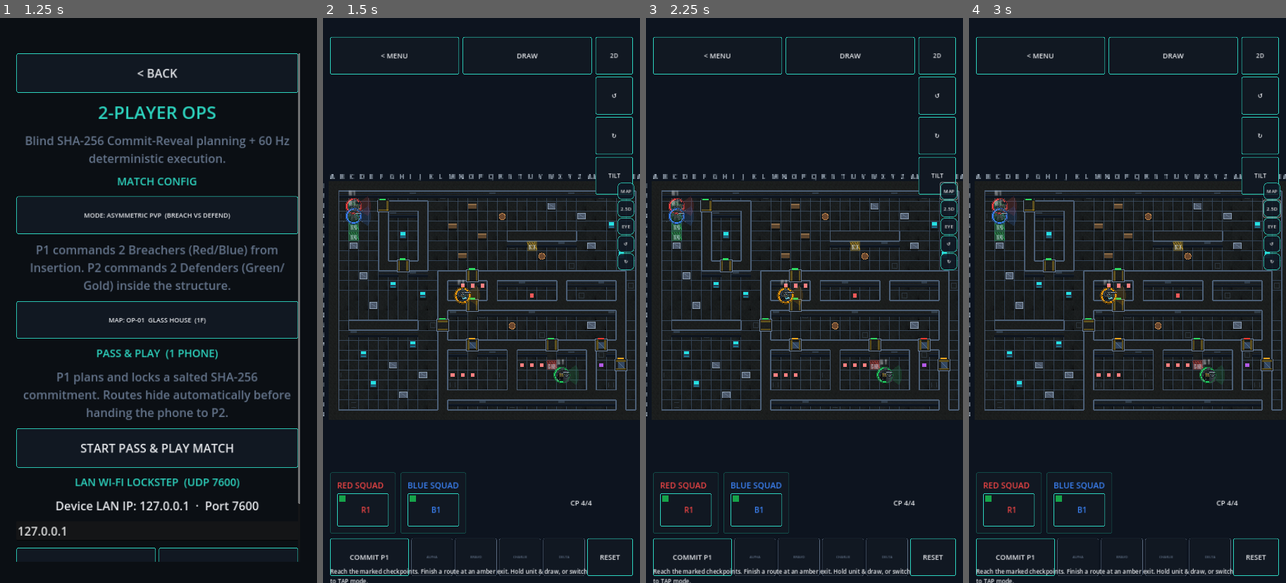
Above: before the commit, frames 1-4 (left to right).
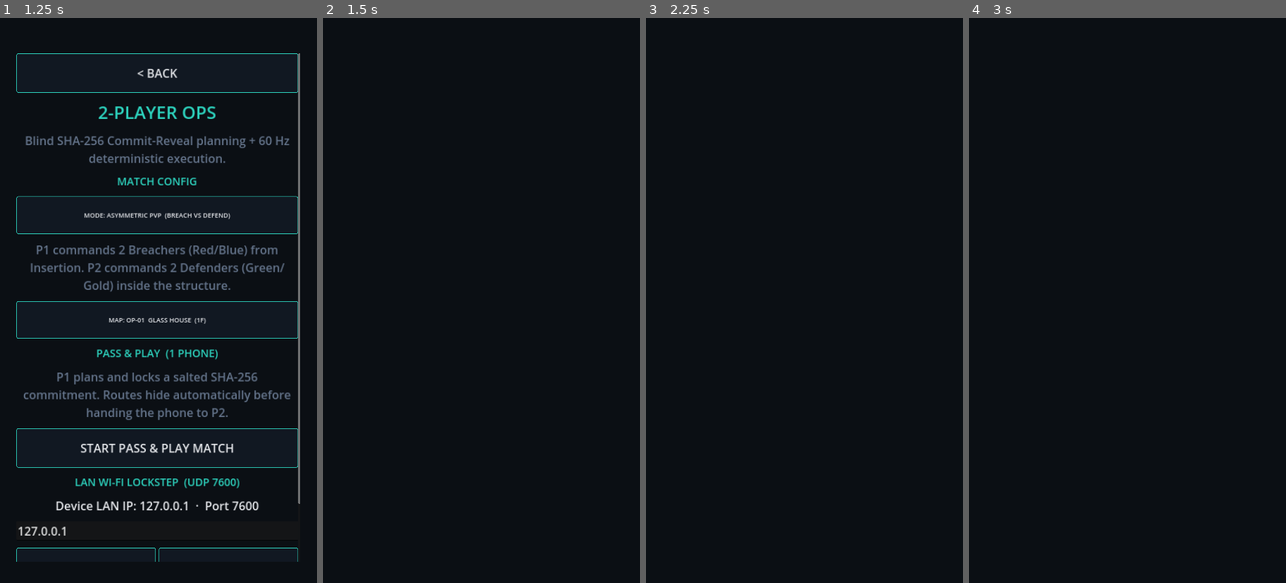
Above: after the commit, the same moments.

Repository: GhostMan612/TacPlanShooter
Game: Godot game, scene res://scenes/splash.tscn
Two runs of this game, one before a commit and one after it. Both use one fixed random seed, a clock stepped at 60 frames per second and the inputs below.
Inputs (mouse positions are in pixels of both pictures, inside the frame that each line leads up to):
- Up to frame 1 (1.25 s): tap Enter at 0.5 s; move the mouse to (228, 272) at 0.52 s; hold Right (ui_right) from 0.53 s (still down); click (228, 272) at 0.67 s
- Up to frame 2 (1.5 s): release Right (ui_right) at 1.25 s; click "START PASS & PLAY MATCH" at 1.25 s
- Up to frame 3 (2.25 s): click (950, 193) at 2 s, where only the run before the commit has a clickable "MAP"
- Up to frame 4 (3 s): click (1273, 210) at 2.75 s, where only the run before the commit has a clickable "2.5D"

Frame 1 is identical in both runs. In frame 2, 11% of the frame differs, in the area x 0-100%, y 3-100%; in frame 3, 11%; in frame 4, 11%.
Error after the commit: Parse Error: Function "_unhandled_input" has the same name as a previously declared function. (res://scripts/planning/planning_root.gd:646)

Commit message:
WO-HD2D-PLAYABLE-3D-COMBAT: touch raycaster (36 yaw/pitch roundtrips), glowing 3D route overlay, pooled VFX (4 lights + tracers + shockwaves), fog projection quad, 3D doors/props, tap-in follow-cam + shake, view3d combat harness + CI gate

Diff:
--- a/scripts/planning/planning_root.gd
+++ b/scripts/planning/planning_root.gd
@@ -167,6 +167,7 @@
 	add_child(view3d)
 	view3d.setup(world, map, _active_floor, get_viewport_rect().size)
 	view3d.visible = false
+	view3d.set_fog(fog)
 	for i in range(spawn_cells.size()):
 		squads.add_member(_assigned_squad_for(i), i)
 	_setup_hud()
@@ -637,7 +638,24 @@
 
 func _unhandled_key_input(event: InputEvent) -> void:
 	if UiKit.is_back_event(event):
+		if view3d != null and view3d.is_active():
+			view3d.release_tap_in()
 		_go_back()
+
+
+func _unhandled_input(event: InputEvent) -> void:
+	if view3d == null or not view3d.is_active() or view3d.camera == null:
+		return
+	if event is InputEventScreenTouch:
+		var t := event as InputEventScreenTouch
+		if t.pressed or view3d.camera.gesture_active():
+			return
+		var cell := TouchRaycaster3D.screen_to_cell(view3d.camera, t.position, _active_floor, get_viewport_rect().size)
+		if cell.x >= 0 and cell.y >= 0:
+			if SimClock.phase == SimClock.Phase.EXECUTION:
+				_on_execution_cell_tapped(cell)
+			else:
+				_on_route_node_tapped(cell)
 
 
 func _on_radial_go_code(code: StringName) -> void:
@@ -835,6 +853,8 @@
 
 
 func _on_route_committed(op_id: int, waypoints: Array[Vector2i]) -> void:
+	if view3d != null:
+		view3d.update_routes(route_cells)
 	if SimClock.phase != SimClock.Phase.PLANNING or op_id < 0 or op_id >= spawn_cells.size():
 		return
 	var fmap := world.map_on_floor(_active_floor) if world != null else map
--- /dev/null
+++ b/scripts/view3d/fog_3d_overlay.gd
@@ -0,0 +1,55 @@
+# ============================================================
+# As Above, So Below. As Within, So Without.
+# The Future Dictates the Past and the Past is Always Present.
+# ============================================================
+class_name Fog3DOverlay
+extends Node3D
+
+
+const CELL_UNITS: float = 1.5
+const FLOOR_RISE: float = 3.2
+const SHADER_CODE: String = """
+shader_type spatial;
+render_mode unshaded, blend_mix, depth_draw_never, cull_disabled;
+uniform sampler2D live_tex;
+uniform sampler2D memory_tex;
+uniform float fog_strength = 1.0;
+uniform vec3 fog_color : source_color = vec3(0.02, 0.04, 0.07);
+void fragment() {
+	float live = texture(live_tex, UV).r;
+	float memory = texture(memory_tex, UV).r;
+	float seen = max(live, memory * 0.5);
+	ALBEDO = fog_color;
+	ALPHA = (1.0 - seen) * fog_strength * 0.86;
+}
+"""
+
+
+var plane: MeshInstance3D = null
+var material: ShaderMaterial = null
+
+
+func _ready() -> void:
+	var sh := Shader.new()
+	sh.code = SHADER_CODE
+	material = ShaderMaterial.new()
+	material.shader = sh
+	plane = MeshInstance3D.new()
+	plane.name = "FogProjection"
+	var pm := PlaneMesh.new()
+	pm.size = Vector2(1.0, 1.0)
+	plane.mesh = pm
+	plane.material_override = material
+	add_child(plane)
+
+
+func configure(fog: FogLayer, m: GreyboxMap, floor: int) -> void:
+	if fog == null or fog.live_vp == null or fog.memory_vp == null or plane == null:
+		return
+	material.set_shader_parameter("live_tex", fog.live_vp.get_texture())
+	material.set_shader_parameter("memory_tex", fog.memory_vp.get_texture())
+	var w := float(m.width_cells) * CELL_UNITS
+	var h := float(m.height_cells) * CELL_UNITS
+	plane.scale = Vector3(w, h, 1.0)
+	plane.rotation_degrees = Vector3(-90.0, 0.0, 0.0)
+	plane.position = Vector3(w * 0.5, float(floor) * FLOOR_RISE + 0.05, h * 0.5)
--- /dev/null
+++ b/scripts/view3d/route_3d_overlay.gd
@@ -0,0 +1,117 @@
+# ============================================================
+# As Above, So Below. As Within, So Without.
+# The Future Dictates the Past and the Past is Always Present.
+# ============================================================
+class_name Route3DOverlay
+extends Node3D
+
+
+const CELL_UNITS: float = 1.5
+const FLOOR_RISE: float = 3.2
+var SQUAD_COLORS: Dictionary = {
+	&"red": Color.html("#EF4444"),
+	&"blue": Color.html("#3B82F6"),
+	&"green": Color.html("#22C55E"),
+	&"gold": Color.html("#F59E0B"),
+}
+const GO_COLORS: Array[Color] = [Color(1.0, 0.75, 0.1), Color(0.2, 0.9, 0.5), Color(0.2, 0.75, 1.0), Color(1.0, 0.3, 0.25)]
+
+
+var routes: Dictionary = {}
+var active_floor: int = 0
+var _ribbon: MeshInstance3D = null
+var _nodes: Node3D = null
+var _beacons: Node3D = null
+var _line_material: StandardMaterial3D = null
+var _sphere: SphereMesh = null
+var _box: BoxMesh = null
+
+
+func _ready() -> void:
+	_line_material = StandardMaterial3D.new()
+	_line_material.shading_mode = BaseMaterial3D.SHADING_MODE_UNSHADED
+	_line_material.emission_enabled = true
+	_line_material.emission = Color.WHITE
+	_ribbon = MeshInstance3D.new()
+	_ribbon.name = "RouteRibbons"
+	_ribbon.mesh = ImmediateMesh.new()
+	_ribbon.material_override = _line_material
+	add_child(_ribbon)
+	_nodes = Node3D.new()
+	_nodes.name = "Waypoints"
+	add_child(_nodes)
+	_beacons = Node3D.new()
+	_beacons.name = "GoCodeBeacons"
+	add_child(_beacons)
+	_sphere = SphereMesh.new()
+	_sphere.radius = 0.16
+	_sphere.height = 0.32
+	_box = BoxMesh.new()
+
+
+func set_routes(src: Dictionary, floor: int) -> void:
+	routes = src.duplicate(true)
+	active_floor = floor
+	_rebuild()
+
+
+func _rebuild() -> void:
+	if _ribbon == null:
+		return
+	for child in _nodes.get_children():
+		child.free()
+	for child in _beacons.get_children():
+		child.free()
+	var lines := ImmediateMesh.new()
+	lines.surface_begin(Mesh.PRIMITIVE_LINES)
+	var idx := 0
+	for key in routes.keys():
+		var cells: Array = routes[key]
+		var col: Color = SQUAD_COLORS.get(key if key is StringName else StringName(str(key)), Color.WHITE)
+		if cells.size() < 2:
+			continue
+		var i := 0
+		while i < cells.size() - 1:
+			var a: Vector2i = cells[i]
+			var b: Vector2i = cells[i + 1]
+			var y := float(active_floor) * FLOOR_RISE + 0.08
+			lines.surface_set_color(col)
+			lines.surface_add_vertex(Vector3(float(a.x) * CELL_UNITS + 0.75, y, float(a.y) * CELL_UNITS + 0.75))
+			lines.surface_add_vertex(Vector3(float(b.x) * CELL_UNITS + 0.75, y, float(b.y) * CELL_UNITS + 0.75))
+			i += 1
+		var last: Vector2i = cells[cells.size() - 1]
+		_add_node(last, col, idx + 1)
+		idx += 1
+	lines.surface_end()
+	_ribbon.mesh = lines
+	for g in range(4):
+		var p := Vector3(float(4 + g * 3) * CELL_UNITS, float(active_floor) * FLOOR_RISE + 0.45, float(3 + active_floor) * CELL_UNITS)
+		_add_beacon(p, GO_COLORS[g])
+
+
+func _add_node(cell: Vector2i, col: Color, number: int) -> void:
+	var m := MeshInstance3D.new()
+	m.mesh = _sphere
+	var mat := StandardMaterial3D.new()
+	mat.albedo_color = col
+	mat.emission_enabled = true
+	mat.emission = col
+	mat.shading_mode = BaseMaterial3D.SHADING_MODE_UNSHADED
+	m.material_override = mat
+	m.position = Vector3(float(cell.x) * CELL_UNITS + 0.75, float(active_floor) * FLOOR_RISE + 0.18, float(cell.y) * CELL_UNITS + 0.75)
+	m.name = "WP%d" % number
+	_nodes.add_child(m)
+
+
+func _add_beacon(pos: Vector3, col: Color) -> void:
+	var m := MeshInstance3D.new()
+	m.mesh = _box
+	var mat := StandardMaterial3D.new()
+	mat.albedo_color = col
+	mat.emission_enabled = true
+	mat.emission = col
+	mat.shading_mode = BaseMaterial3D.SHADING_MODE_UNSHADED
+	m.material_override = mat
+	m.position = pos
+	m.scale = Vector3(0.5, 0.9, 0.5)
+	_beacons.add_child(m)
--- a/scripts/view3d/tactical_camera_3d.gd
+++ b/scripts/view3d/tactical_camera_3d.gd
@@ -36,6 +36,23 @@
 var _two_y: float = 0.0
 var _hud: CanvasLayer = null
 var _hud_buttons: Dictionary = {}
+var _shake_amount: float = 0.0
+
+
+func shake(amount: float) -> void:
+	_shake_amount = maxf(_shake_amount, amount)
+
+
+func enter_tap_in_follow() -> void:
+	_pitch_override = -1.0
+	tier = int(Tier.EYE)
+	distance = DISTANCES[tier]
+
+
+func release_tap_in() -> void:
+	_pitch_override = -1.0
+	tier = int(Tier.TACTICAL)
+	distance = DISTANCES[tier]
 
 
 func _ready() -> void:
@@ -50,6 +67,7 @@
 	var want_pitch := _pitch_override if _pitch_override >= 0.0 else PITCHES[clampi(tier, 0, 2)]
 	_current_pitch = lerpf(_current_pitch, -want_pitch, k)
 	_current_distance = lerpf(_current_distance, distance, k)
+	_shake_amount = maxf(0.0, _shake_amount - delta * 1.6)
 	_apply()
 
 
@@ -184,6 +202,10 @@
 	focus_point = point
 
 
+func gesture_active() -> bool:
+	return _touches.size() > 0
+
+
 func set_tier(value: int) -> void:
 	_on_pill("TIER", value)
 
@@ -219,6 +241,8 @@
 	var horizontal: float = cos(pitch_rad) * _current_distance
 	var offset := Vector3(sin(yaw_rad) * horizontal, sin(pitch_rad) * _current_distance, cos(yaw_rad) * horizontal)
 	global_position = focus_point + offset
+	if _shake_amount > 0.0:
+		global_position += Vector3(sin(Time.get_ticks_msec() * 0.13), cos(Time.get_ticks_msec() * 0.19), 0.0) * _shake_amount
 	look_at(focus_point, Vector3.UP)
 	if cutaway_material != null:
 		cutaway_material.set_shader_parameter("focus_pos", focus_point)
--- /dev/null
+++ b/scripts/view3d/touch_raycaster_3d.gd
@@ -0,0 +1,30 @@
+# ============================================================
+# As Above, So Below. As Within, So Without.
+# The Future Dictates the Past and the Past is Always Present.
+# ============================================================
+class_name TouchRaycaster3D
+extends RefCounted
+
+
+const CELL_UNITS: float = 1.5
+const FLOOR_RISE: float = 3.2
+
+
+static func screen_to_cell(camera: Camera3D, screen_pos: Vector2, floor: int, _viewport: Vector2) -> Vector2i:
+	if camera == null:
+		return Vector2i(-1, -1)
+	var origin := camera.project_ray_origin(screen_pos)
+	var dir := camera.project_ray_normal(screen_pos)
+	if absf(dir.y) < 0.00001:
+		return Vector2i(-1, -1)
+	var plane_y := float(floor) * FLOOR_RISE
+	var t := (plane_y - origin.y) / dir.y
+	if t <= 0.0:
+		return Vector2i(-1, -1)
+	var hit := origin + dir * t
+	var cell := Vector2i(int(floorf(hit.x / CELL_UNITS)), int(floorf(hit.z / CELL_UNITS)))
+	return cell
+
+
+static func cell_center(cell: Vector2i, floor: int) -> Vector3:
+	return Vector3(float(cell.x) * CELL_UNITS + CELL_UNITS * 0.5, float(floor) * FLOOR_RISE, float(cell.y) * CELL_UNITS + CELL_UNITS * 0.5)
--- /dev/null
+++ b/scripts/view3d/vfx_3d.gd
@@ -0,0 +1,149 @@
+# ============================================================
+# As Above, So Below. As Within, So Without.
+# The Future Dictates the Past and the Past is Always Present.
+# ============================================================
+class_name Vfx3D
+extends Node3D
+
+
+const LIGHT_POOL: int = 4
+const TRACER_POOL: int = 8
+const RING_POOL: int = 4
+
+
+var _lights: Array[OmniLight3D] = []
+var _tracers: Array[MeshInstance3D] = []
+var _rings: Array[MeshInstance3D] = []
+var _life: Array[float] = []
+var _tracer_life: Array[float] = []
+var _ring_life: Array[float] = []
+var _light_mesh: BoxMesh = null
+var _ring_mesh: CylinderMesh = null
+
+
+func _ready() -> void:
+	for i in range(LIGHT_POOL):
+		var l := OmniLight3D.new()
+		l.name = "FlashLight%d" % i
+		l.light_energy = 0.0
+		l.omni_range = 7.0
+		add_child(l)
+		_lights.append(l)
+		_life.append(0.0)
+	for i in range(TRACER_POOL):
+		var m := MeshInstance3D.new()
+		m.name = "Tracer%d" % i
+		_light_mesh = BoxMesh.new()
+		m.mesh = _light_mesh
+		var mat := StandardMaterial3D.new()
+		mat.shading_mode = BaseMaterial3D.SHADING_MODE_UNSHADED
+		mat.emission_enabled = true
+		mat.emission = Color(1.0, 0.8, 0.25)
+		m.material_override = mat
+		m.visible = false
+		add_child(m)
+		_tracers.append(m)
+		_tracer_life.append(0.0)
+	for i in range(RING_POOL):
+		var r := MeshInstance3D.new()
+		r.name = "ShockRing%d" % i
+		_ring_mesh = CylinderMesh.new()
+		_ring_mesh.height = 0.04
+		r.mesh = _ring_mesh
+		var mat := StandardMaterial3D.new()
+		mat.shading_mode = BaseMaterial3D.SHADING_MODE_UNSHADED
+		mat.albedo_color = Color(1.0, 0.5, 0.12, 0.7)
+		mat.transparency = BaseMaterial3D.TRANSPARENCY_ALPHA
+		r.material_override = mat
+		r.visible = false
+		add_child(r)
+		_rings.append(r)
+		_ring_life.append(0.0)
+
+
+func muzzle(pos: Vector3, col: Color = Color(1.0, 0.72, 0.25)) -> void:
+	_spawn_light(pos, col, 6.0)
+
+
+func flashbang(pos: Vector3) -> void:
+	_spawn_light(pos + Vector3.UP * 1.0, Color(1, 1, 1), 12.0)
+	_spawn_ring(pos, 1.6)
+
+
+func breach(pos: Vector3) -> void:
+	_spawn_light(pos + Vector3.UP * 0.6, Color(1.0, 0.45, 0.1), 14.0)
+	_spawn_ring(pos, 2.4)
+
+
+func tracer(from: Vector3, to: Vector3) -> void:
+	var idx := _oldest_tracer()
+	var m := _tracers[idx]
+	var mid := (from + to) * 0.5
+	m.position = mid
+	m.scale = Vector3(0.05, 0.05, from.distance_to(to))
+	m.look_at(to, Vector3.UP)
+	m.visible = true
+	_tracer_life[idx] = 0.08
+
+
+func _spawn_light(pos: Vector3, col: Color, energy: float) -> void:
+	var idx := _oldest_light()
+	var l := _lights[idx]
+	l.position = pos
+	l.light_color = col
+	l.light_energy = energy
+	_life[idx] = 0.16
+
+
+func _spawn_ring(pos: Vector3, scale: float) -> void:
+	var idx := _oldest_ring()
+	var r := _rings[idx]
+	r.position = pos + Vector3.UP * 0.1
+	r.scale = Vector3.ONE * scale
+	r.visible = true
+	_ring_life[idx] = 0.45
+
+
+func _oldest_light() -> int:
+	var best := 0
+	for i in range(_life.size()):
+		if _life[i] < _life[best]:
+			best = i
+	return best
+
+
+func _oldest_tracer() -> int:
+	var best := 0
+	for i in range(_tracer_life.size()):
+		if _tracer_life[i] < _tracer_life[best]:
+			best = i
+	return best
+
+
+func _oldest_ring() -> int:
+	var best := 0
+	for i in range(_ring_life.size()):
+		if _ring_life[i] < _ring_life[best]:
+			best = i
+	return best
+
+
+func _process(delta: float) -> void:
+	for i in range(_life.size()):
+		if _life[i] <= 0.0:
+			continue
+		_life[i] -= delta
+		_lights[i].light_energy = maxf(0.0, _life[i] * 60.0)
+	for i in range(_tracer_life.size()):
+		if _tracer_life[i] <= 0.0:
+			continue
+		_tracer_life[i] -= delta
+		if _tracer_life[i] <= 0.0:
+			_tracers[i].visible = false
+	for i in range(_ring_life.size()):
+		if _ring_life[i] <= 0.0:
+			continue
+		_ring_life[i] -= delta
+		_rings[i].scale *= 1.0 + delta * 1.8
+		if _ring_life[i] <= 0.0:
+			_rings[i].visible = false
--- a/scripts/view3d/world_view_3d.gd
+++ b/scripts/view3d/world_view_3d.gd
@@ -14,6 +14,9 @@
 var map: GreyboxMap = null
 var active_floor: int = 0
 var camera: TacticalCamera3D = null
+var route_overlay: Route3DOverlay = null
+var fog_overlay: Fog3DOverlay = null
+var vfx: Vfx3D = null
 var _floor_root: Node3D = null
 var _actor_root: Node3D = null
 var _floor_meshes: Dictionary = {}
@@ -36,6 +39,21 @@
 	_actor_root = Node3D.new()
 	_actor_root.name = "Actors"
 	add_child(_actor_root)
+	route_overlay = Route3DOverlay.new()
+	route_overlay.name = "RouteOverlay3D"
+	add_child(route_overlay)
+	fog_overlay = Fog3DOverlay.new()
+	fog_overlay.name = "FogOverlay3D"
+	add_child(fog_overlay)
+	vfx = Vfx3D.new()
+	vfx.name = "Vfx3D"
+	add_child(vfx)
+	var bus := get_node_or_null("/root/EventBus")
+	if bus != null:
+		if not bus.breach_detonated.is_connected(_on_breach_3d):
+			bus.breach_detonated.connect(_on_breach_3d)
+		if not bus.operative_damaged.is_connected(_on_op_damaged_3d):
+			bus.operative_damaged.connect(_on_op_damaged_3d)
 	camera = TacticalCamera3D.new()
 	camera.name = "TacticalCamera3D"
 	add_child(camera)
@@ -85,6 +103,32 @@
 	return _active
 
 
+func set_fog(f: FogLayer) -> void:
+	if f != null and fog_overlay != null and map != null:
+		fog_overlay.configure(f, map, active_floor)
+
+
+func update_routes(src: Dictionary) -> void:
+	if route_overlay != null:
+		route_overlay.set_routes(src, active_floor)
+
+
+static func world_pos_to_3d(p: Vector2, floor: int) -> Vector3:
+	return Vector3(p.x * CELL_UNITS, float(floor) * FLOOR_RISE + 0.6, p.y * CELL_UNITS)
+
+
+func _on_breach_3d(p: Vector2) -> void:
+	if vfx != null:
+		vfx.breach(world_pos_to_3d(p, active_floor))
+	if camera != null:
+		camera.shake(0.45)
+
+
+func _on_op_damaged_3d(_id: int, _hp: int) -> void:
+	if camera != null:
+		camera.shake(0.18)
+
+
 func set_active(value: bool) -> void:
 	_active = value
 	visible = value
@@ -142,6 +186,12 @@
 func follow_actor(o: SimOperative) -> void:
 	if camera != null and o != null:
 		camera.focus(actor_to_world(o))
+		camera.enter_tap_in_follow()
+
+
+func release_tap_in() -> void:
+	if camera != null:
+		camera.release_tap_in()
 
 
 func rebuild() -> void:
@@ -159,8 +209,11 @@
 			continue
 		var plate := _build_floor(fm, f)
 		var walls := _build_walls(fm, f)
+		var props := _build_props(fm, f)
 		_floor_root.add_child(plate)
 		_floor_root.add_child(walls)
+		_floor_root.add_child(props)
+		_build_doors(fm, f)
 		_floor_meshes[f] = {"floor": plate, "walls": walls}
 	_door_signature = _signature()
 	_apply_floor_visibility()
@@ -214,6 +267,50 @@
 	return inst
 
 
+func _build_props(fm: GreyboxMap, floor: int) -> MultiMeshInstance3D:
+	var mm := MultiMesh.new()
+	mm.mesh = _box_mesh
+	mm.transform_format = MultiMesh.TRANSFORM_3D
+	var spots: Array[Vector2i] = []
+	for y in range(1, fm.height_cells - 1):
+		for x in range(1, fm.width_cells - 1):
+			var c := Vector2i(x, y)
+			var h := (x * 73856093) ^ (y * 19349663)
+			if (h & 7) == 0 and not fm.is_solid(c):
+				spots.append(c)
+	mm.instance_count = spots.size()
+	for i in range(spots.size()):
+		var c: Vector2i = spots[i]
+		var p: Vector3 = cell_to_world(c, floor) + Vector3(0.0, 0.35, 0.0)
+		mm.set_instance_transform(i, Transform3D().translated(p).scaled(Vector3(0.55, 0.7, 0.55)))
+	var inst := MultiMeshInstance3D.new()
+	inst.name = "RoomProps%d" % floor
+	inst.multimesh = mm
+	var mat := StandardMaterial3D.new()
+	mat.albedo_color = Color(0.28, 0.33, 0.40)
+	mat.texture_filter = BaseMaterial3D.TEXTURE_FILTER_NEAREST
+	inst.material_override = mat
+	return inst
+
+
+func _build_doors(fm: GreyboxMap, floor: int) -> void:
+	for key in fm.door_cells.keys():
+		var c := Vector2i(key)
+		var box := MeshInstance3D.new()
+		box.name = "Door3D_%d_%d_f%d" % [c.x, c.y, floor]
+		var mesh := BoxMesh.new()
+		box.mesh = mesh
+		var mat := StandardMaterial3D.new()
+		var state := fm.door_state(c)
+		mat.albedo_color = Color(0.24, 0.30, 0.38) if state == &"OPEN" else Color(0.55, 0.20, 0.12)
+		mat.emission_enabled = true
+		mat.emission = mat.albedo_color * 0.3
+		box.material_override = mat
+		box.position = cell_to_world(c, floor) + Vector3(0.0, 1.1, 0.0)
+		box.scale = Vector3(1.35, 2.2, 0.25)
+		_floor_root.add_child(box)
+
+
 func _apply_floor_visibility() -> void:
 	for f in _floor_meshes.keys():
 		var entry: Dictionary = _floor_meshes[f]
--- /dev/null
+++ b/tests/view3d_combat_harness.gd
@@ -0,0 +1,65 @@
+# ============================================================
+# As Above, So Below. As Within, So Without.
+# The Future Dictates the Past and the Past is Always Present.
+# ============================================================
+extends SceneTree
+
+
+var failures: int = 0
+
+
+func _init() -> void:
+	failures = 0
+
+
+func _initialize() -> void:
+	await _check_raycast_roundtrip()
+	await _check_world_view_build()
+	print("[VIEW3D] RESULT %s failures=%d" % ["PASS" if failures == 0 else "FAIL", failures])
+	quit(1 if failures > 0 else 0)
+
+
+func _check(ok: bool, what: String) -> void:
+	if not ok:
+		failures += 1
+	print("[VIEW3D] %s %s" % ["OK" if ok else "FAIL", what])
+
+
+func _check_raycast_roundtrip() -> void:
+	var cam := TacticalCamera3D.new()
+	root.add_child(cam)
+	cam.set_active(true)
+	var cells := [Vector2i(4, 4), Vector2i(12, 8), Vector2i(24, 16)]
+	var yaws := [0.0, 90.0, 180.0, 270.0]
+	for tier in [0, 1, 2]:
+		cam.set_tier(tier)
+		for yaw in yaws:
+			cam.yaw_deg = yaw
+			cam.target_yaw = yaw
+			cam.focus(Vector3(24.0, 0.0, 18.0))
+			cam._apply()
+			for cell in cells:
+				var center := TouchRaycaster3D.cell_center(cell, 0)
+				var screen := cam.unproject_position(center)
+				var got := TouchRaycaster3D.screen_to_cell(cam, screen, 0, Vector2(720.0, 1612.0))
+				_check(got == cell, "raycast tier=%d yaw=%.0f cell=%s -> %s" % [tier, yaw, str(cell), str(got)])
+	root.remove_child(cam)
+	cam.free()
+	await process_frame
+
+
+func _check_world_view_build() -> void:
+	for path in ["res://data/maps/op01_glass_house.json", "res://data/maps/op05_penthouse_lock.json"]:
+		var m := MapLoader.load_from_json(path)
+		var w := SimWorld.new()
+		w.setup(m, 1337)
+		var view := WorldView3D.new()
+		root.add_child(view)
+		view.setup(w, m, 0, Vector2(720.0, 1612.0))
+		_check(view.get_child_count() > 0, "builds 3D view for " + path)
+		_check(view.vfx != null and view.fog_overlay != null, "vfx + fog overlay active for " + path)
+		view.update_routes({&"red": [Vector2i(2, 2), Vector2i(3, 2)]})
+		_check(view.route_overlay.get_child_count() >= 3, "route overlay built for " + path)
+		root.remove_child(view)
+		view.free()
+		await process_frame
Not shown, changed: tools/ci_gate.sh
